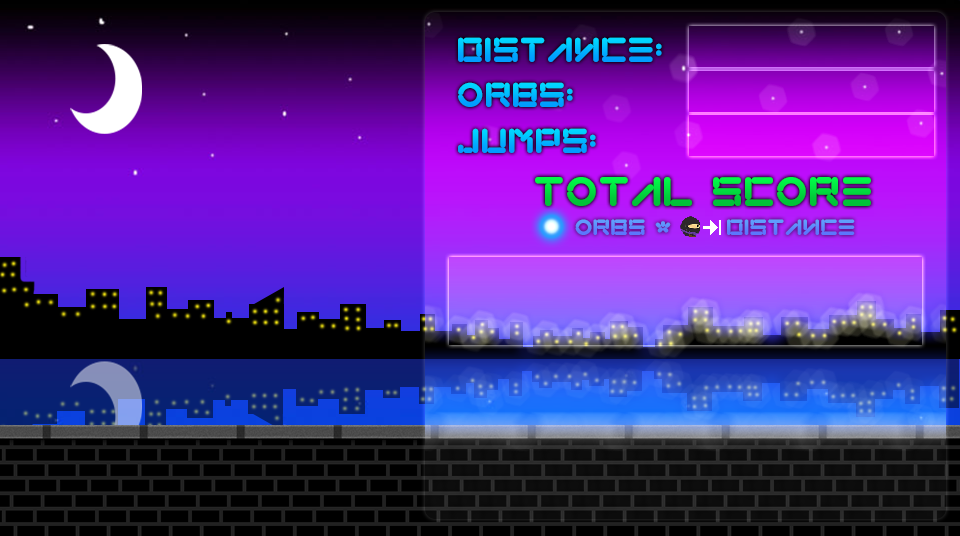
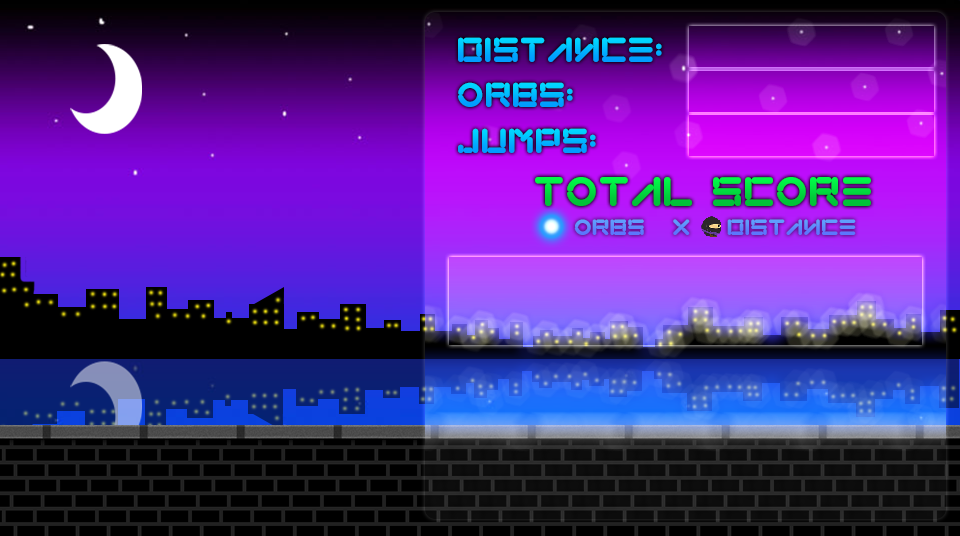
Revision of a layered 960px x 536px image; what changed, layer by layer:
painted on "IdleAnim" over box(680, 216, 721, 237)
renamed "ORBS * Distance" to "ORBS X Distance", painted on it over box(574, 219, 856, 235)
